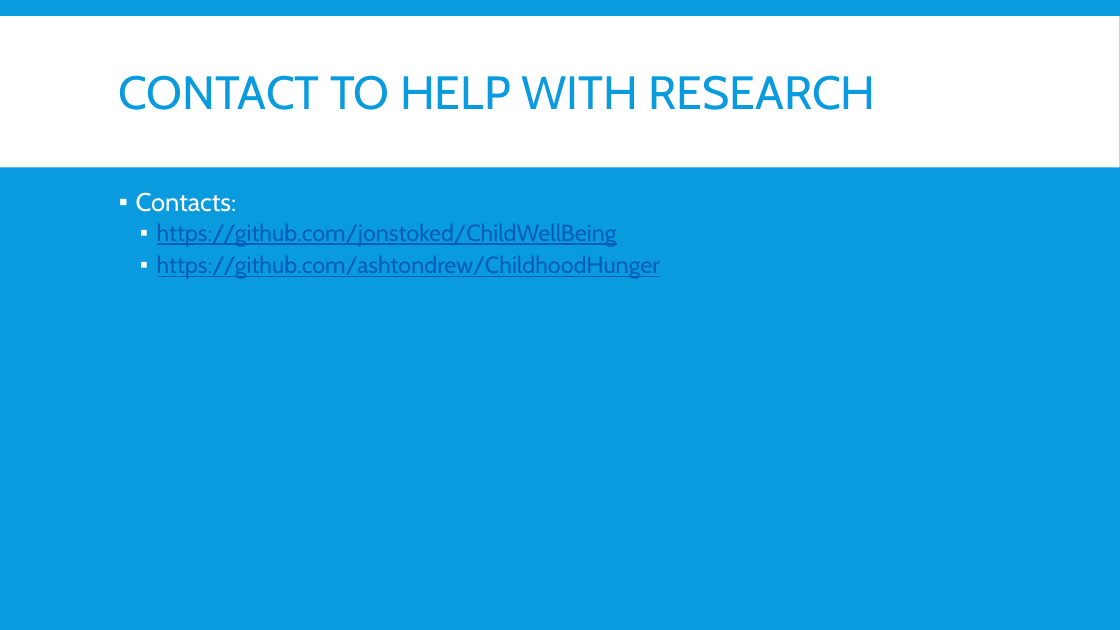
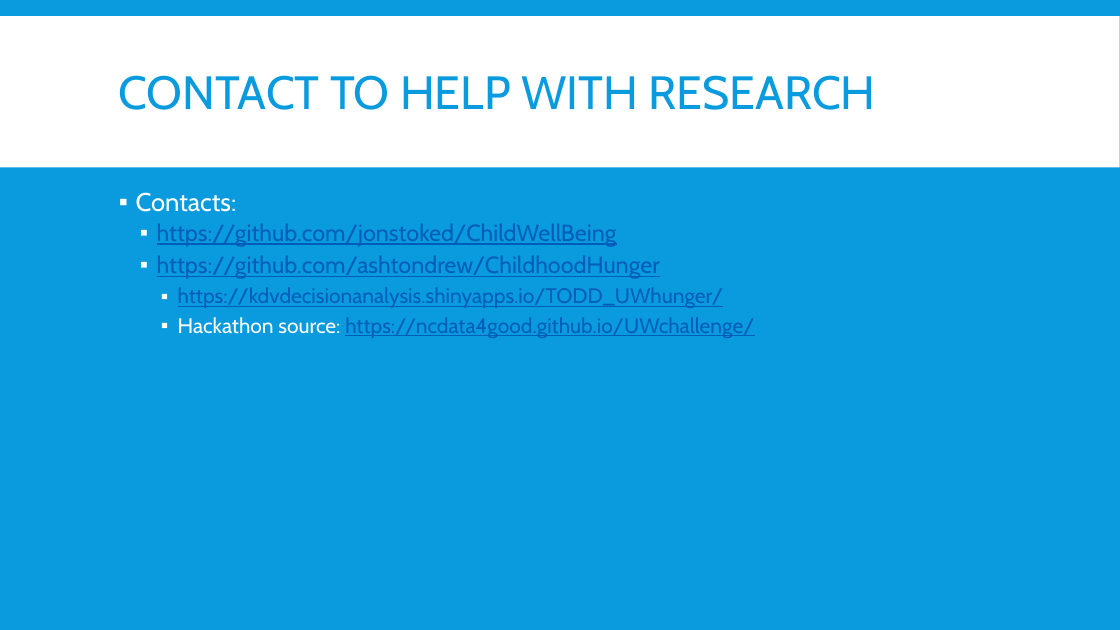
Before and after one commit to mlane3/unitedway, a slide deck: slide 12 of United Way.pptx. Drawn at 1120x630 pixels with LibreOffice and Linux fonts; fonts in the diff are those of the drawing. Boxes give left, top, right and bottom in pixels: in the first picture for what was removed or moved away, otherwise in the second. Text is boxed around its words. In the diff, an @@ line names an element or a change of style, - is before the commit and + after.

Commit message:
update
update

```diff
--- a/United Way.pptx
+++ b/United Way.pptx
@@ text at (178, 287, 754, 338): paragraphs added @@
+    ▪ https://kdvdecisionanalysis.shinyapps.io/TODD_UWhunger/
+    ▪ Hackathon source: https://ncdata4good.github.io/UWchallenge/
```
